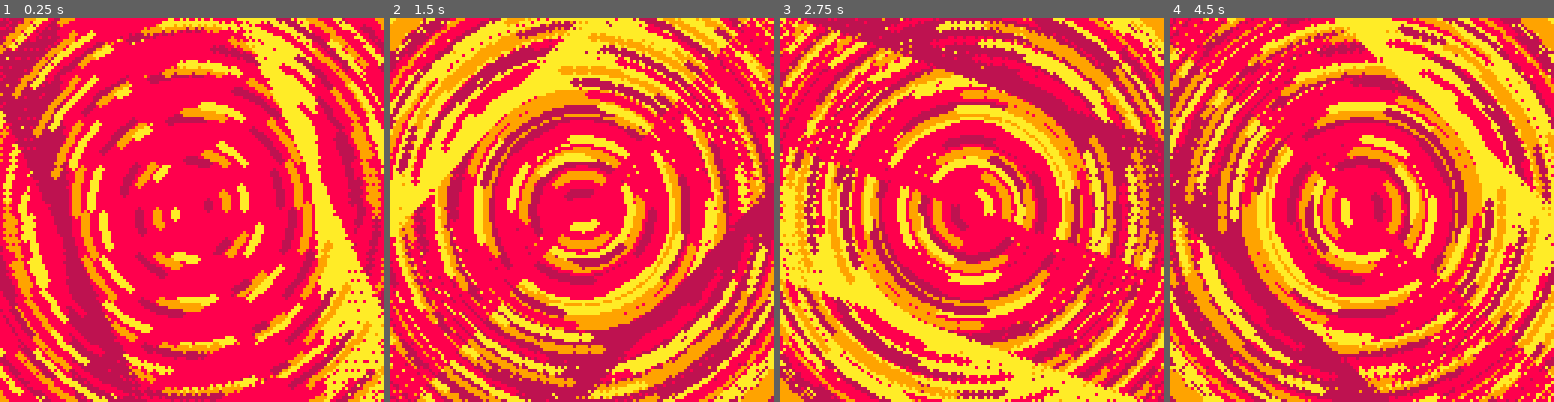
Above: before the commit, frames 1-4 (left to right).
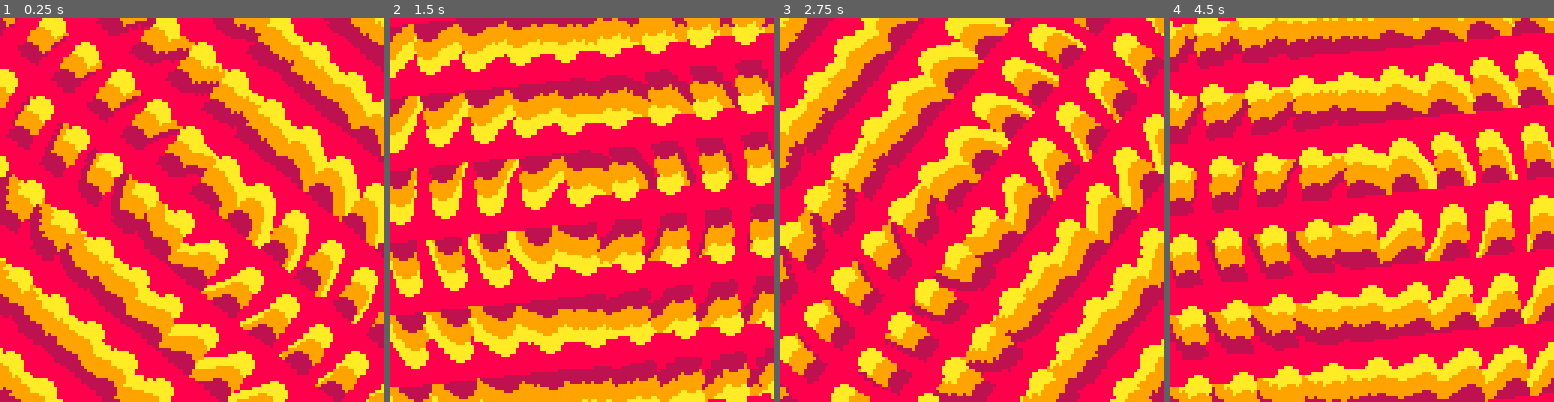
Above: after the commit, the same moments.

Repository: aebrer/pico8_carts
Game: PICO-8 cartridge pico_galaxies/galaxy_016.p8
Two runs of this game, one before a commit and one after it. Both use one fixed random seed, a clock stepped at 60 frames per second and the inputs below.
Inputs:
- Up to frame 1 (0.25 s): no input
- Up to frame 2 (1.5 s): no input
- Up to frame 3 (2.75 s): no input
- Up to frame 4 (4.5 s): no input

The runs differ from the first frame. In frame 1, 70% of the frame differs, in the area x 0-100%, y 0-100%; in frame 2, 70%; in frame 3, 76%; in frame 4, 74%.

Commit message:
point of origin

Diff:
--- a/pico_galaxies/galaxy_016.p8
+++ b/pico_galaxies/galaxy_016.p8
@@ -74,7 +74,7 @@
 -- setting params
 seed = flr(rnd(-1))
 -- good seeds: 9,11,12,15,25,31,41,43,48!,56
-seed = 67
+-- seed = 67
 srand(seed)
 
 colors = {
@@ -83,7 +83,7 @@
 cls(colors[1])
 pal(colors,1)
 
-loop_l = 8
+loop_l = 4
 loop_counter = 0
 oa_zero = false
 patience = 0
--- /dev/null
+++ b/versum/point_of_origin/point_of_origin.p8
@@ -0,0 +1,191 @@
+pico-8 cartridge // http://www.pico-8.com
+version 35
+__lua__
+cls()
+_set_fps(60)
+--aebrer 2021
+pal(8,rnd({8,-8,132}),1)
+pal(9,rnd({9,-1,129}),1)
+pal(10,rnd({10,135,130}),1)
+spr_lib = {}
+for mx=0,15 do
+ spr_lib[mx]={}
+end
+
+for mx=0,15 do for my=0,15 do
+	spr_lib[mx][my]={
+	 rnd({1,2,3,4,5,6,7,8}),
+		mx*8,
+		my*8,
+		rnd(0.5)+0.9,
+		rnd(0.5)+0.9,
+		rnd({true,false}),
+		rnd({true,false})
+	}
+end end
+
+
+-- draw bg
+for mx=0,15 do for my=0,15 do
+	spr(
+		spr_lib[mx][my][1],
+		spr_lib[mx][my][2],
+		spr_lib[mx][my][3],
+		spr_lib[mx][my][4],
+		spr_lib[mx][my][5],
+		spr_lib[mx][my][6],
+		spr_lib[mx][my][7]
+	)
+end end
+
+circfill(64,64,40,0)
+
+
+poke(0x5f54,0x60)
+sspr(10,10,108,108,1,1,126,126)
+sspr(0,0,128,128,2,2,124,124)
+poke(0x5f54,0x00)
+
+flip()
+
+::_::
+if((btnp(❎))or(btnp(🅾️)))extcmd("reset")
+goto _
+…(138 lines of a section not shown)…
Not shown, changed: 138 lines of the sprite sheet (__gfx__) section of versum/point_of_origin/point_of_origin.p8
Not shown, changed: the thumbnail (__label__) section of versum/point_of_origin/point_of_origin.p8
